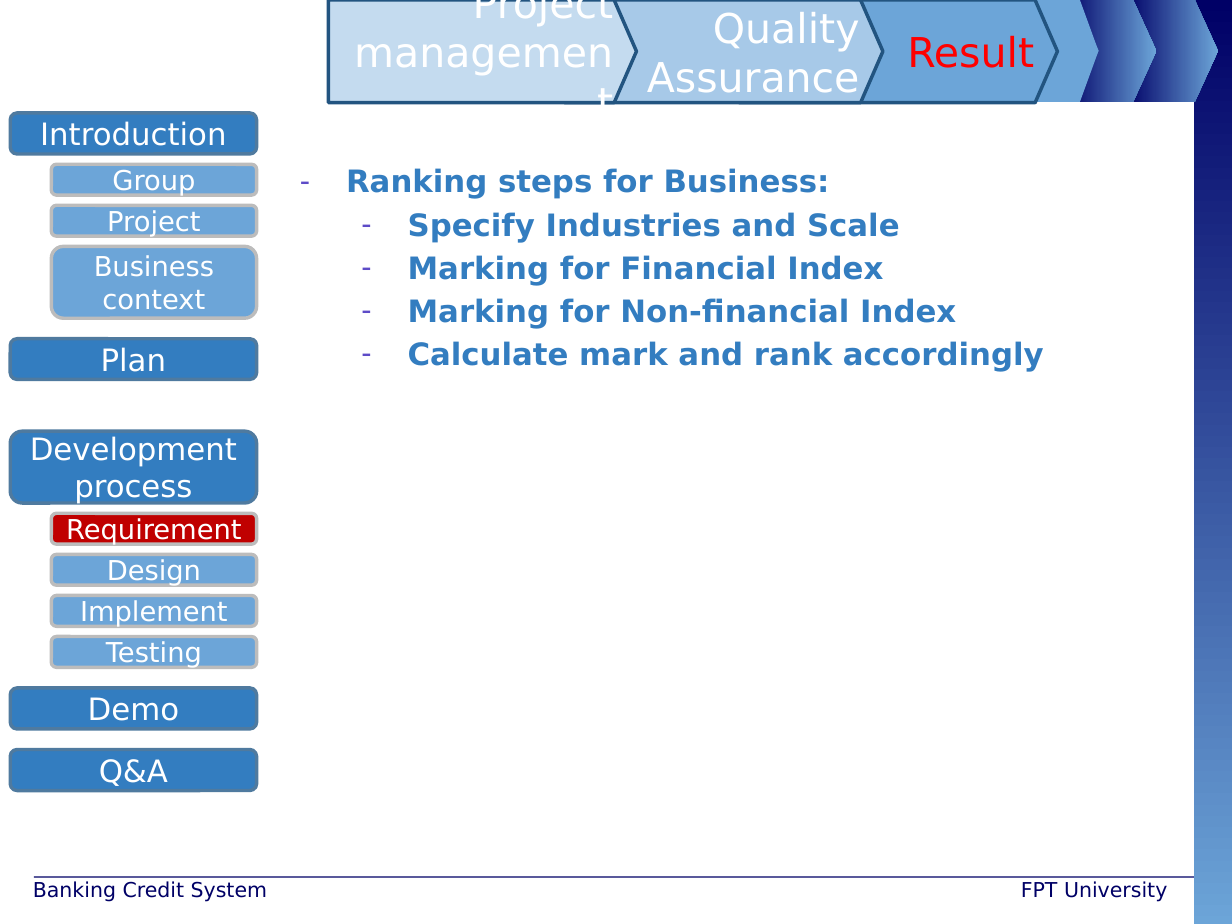
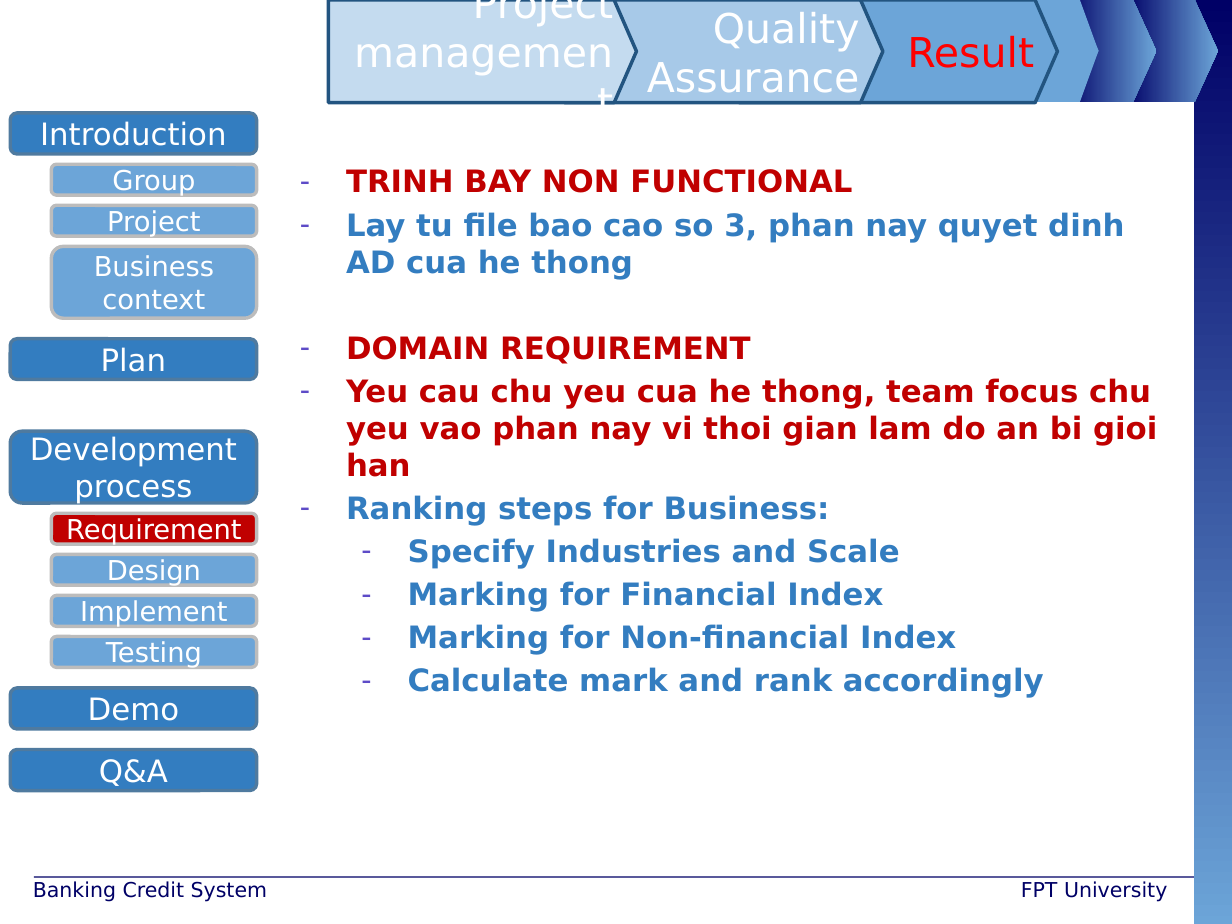
Before and after one commit to maily89/fbdm, a slide deck: slide 9 of Deliverables/FBD-Ly - slide.pptx. Drawn at 1232x924 pixels with LibreOffice and Linux fonts; fonts in the diff are those of the drawing; background and template pictures are left out. Boxes give left, top, right and bottom in pixels: in the first picture for what was removed or moved away, otherwise in the second. Text is boxed around its words. In the diff, an @@ line names an element or a change of style, - is before the commit and + after.

Commit message:
slide

```diff
--- a/Deliverables/FBD-Ly - slide.pptx
+++ b/Deliverables/FBD-Ly - slide.pptx
@@ text at (346,169,1157,477): paragraphs added @@
+– TRINH BAY NON FUNCTIONAL
+– Lay tu file bao cao so 3, phan nay quyet dinh AD cua he thong
+– DOMAIN REQUIREMENT
+– Yeu cau chu yeu cua he thong, team focus chu yeu vao phan nay vi thoi gian lam do an bi gioi han
```
Also in this commit, not shown: 2 other slides changed, 2 other files.
